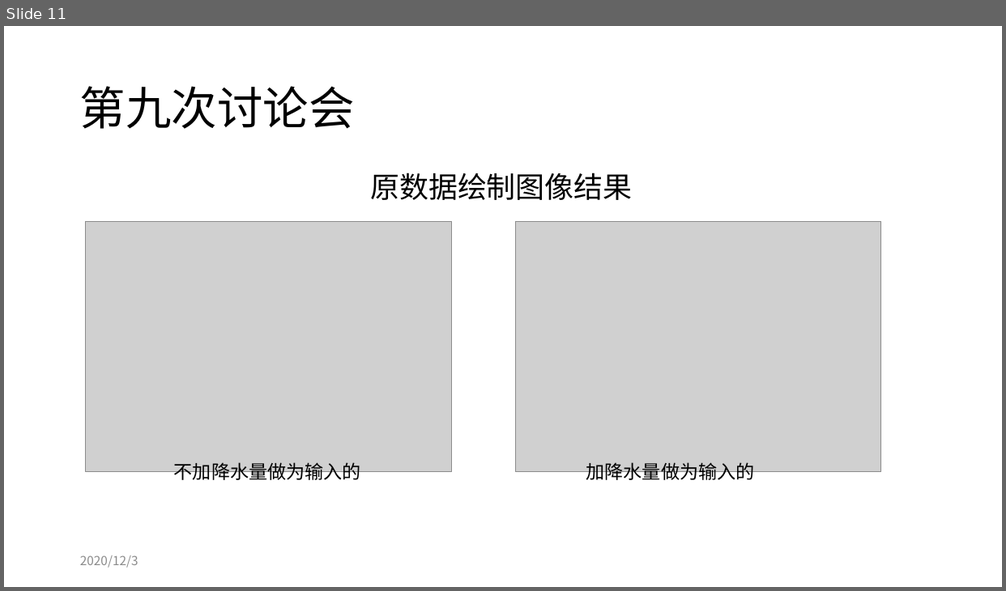
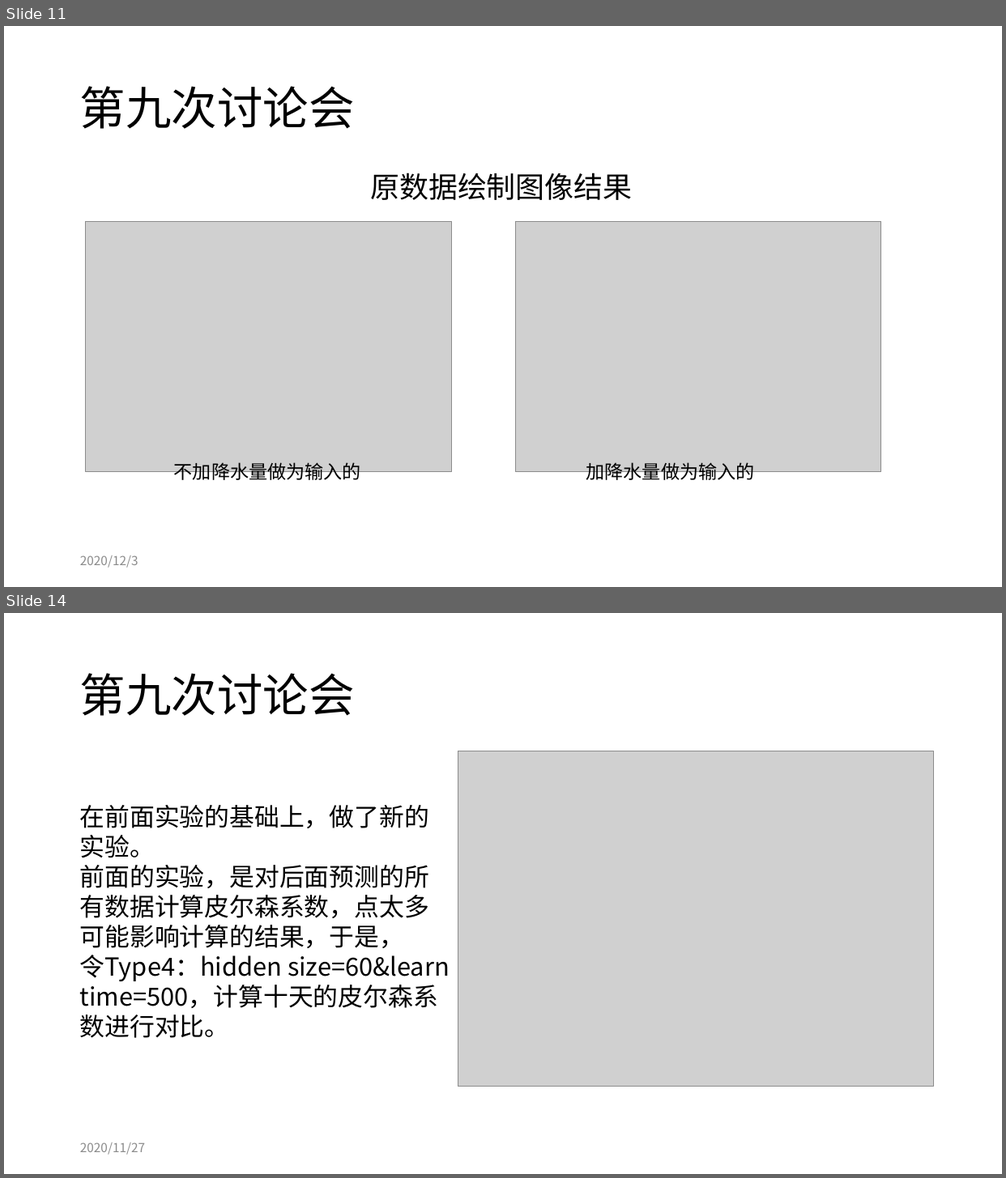
Before and after one commit to tureful/tureful.github.io, a slide deck: workshop_summary.pptx. Shown one above the other, each under a label of ours: slide 11 before the commit, slides 11 and 14 after it; the slides between them are not shown. The pictures are 1006x591 and 1006x1178 pixels, drawn with LibreOffice and Linux fonts; fonts in the diff are those of the drawing; grey boxes stand for pictures. Boxes give left, top, right and bottom in pixels: in the first picture for what was removed or moved away, otherwise in the second. Text is boxed around its words. In the diff, an @@ line names an element or a change of style, - is before the commit and + after.

```diff
--- a/workshop_summary.pptx
+++ b/workshop_summary.pptx
@@ slide 14 added at <box>4,613,1002,1174</box>, background #FFFFFF @@
@@ title added at <box>80,673,355,716</box>, 44 pt, text #000000 @@
+第九次讨论会
@@ picture added at <box>458,752,933,1087</box> @@
@@ text added at <box>80,805,450,1038</box>, 24 pt, text #000000 @@
+在前面实验的基础上，做了新的实验。
+前面的实验，是对后面预测的所有数据计算皮尔森系数，点太多可能影响计算的结果，于是，
+令Type4：hidden size=60&learn time=500，计算十天的皮尔森系数进行对比。
@@ text added at <box>80,1143,145,1155</box>, 12 pt, text #8C8C8C @@
+2020/11/27
```
Also in this commit, not shown: 1 slide changed, 2 other slides added, 1 other file.
